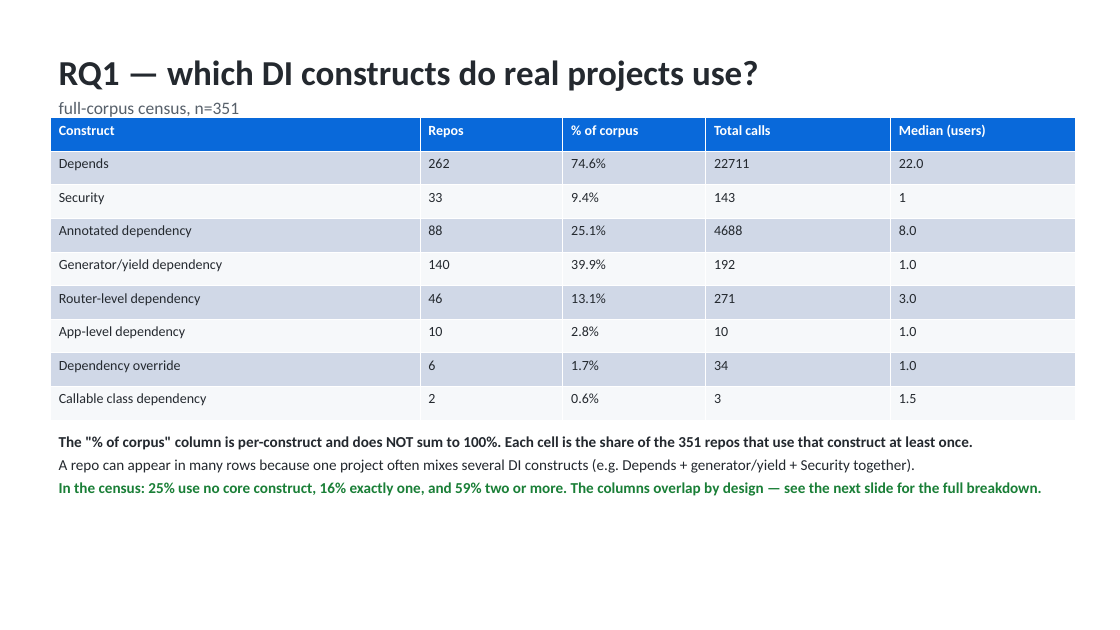
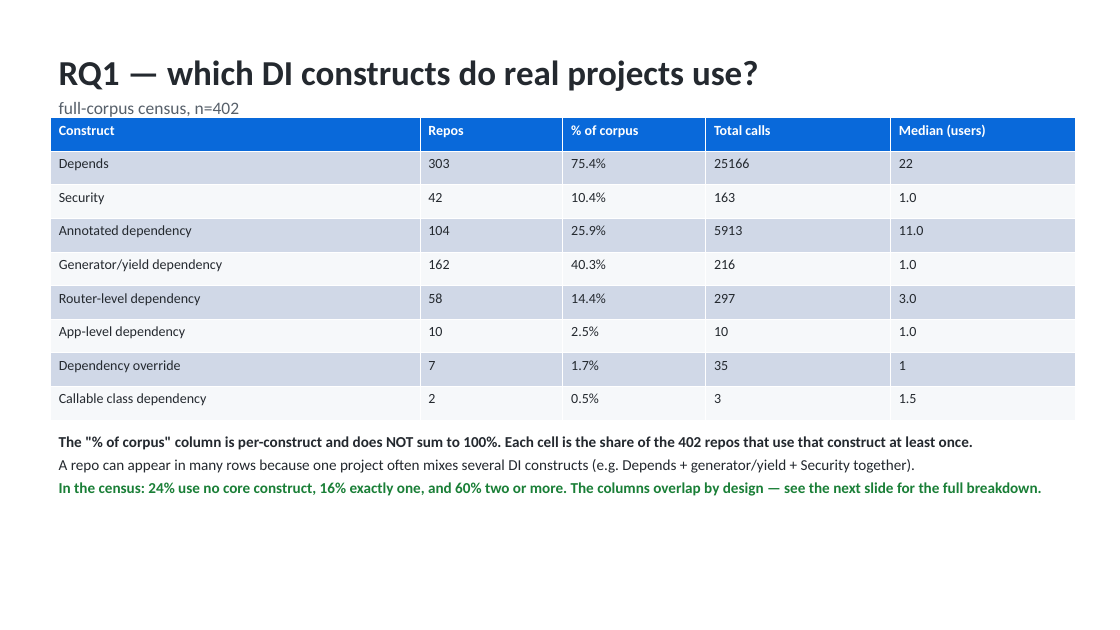
Before and after one commit to codeCrack-01/fastapi-di-empirical-study, a slide deck: slide 10 of analysis/out/fastapi_di_presentation.pptx. Drawn at 1120x630 pixels with LibreOffice and Linux fonts; fonts in the diff are those of the drawing. Boxes give left, top, right and bottom in pixels: in the first picture for what was removed or moved away, otherwise in the second. Text is boxed around its words. In the diff, an @@ line names an element or a change of style, - is before the commit and + after.

```diff
--- a/analysis/out/fastapi_di_presentation.pptx
+++ b/analysis/out/fastapi_di_presentation.pptx
@@ table at (50, 118, 1075, 420) @@
-row 2: Depends | 262 | 74.6% | 22711 | 22.0
+row 2: Depends | 303 | 75.4% | 25166 | 22
-row 3: Security | 33 | 9.4% | 143 | 1
+row 3: Security | 42 | 10.4% | 163 | 1.0
-row 4: Annotated dependency | 88 | 25.1% | 4688 | 8.0
+row 4: Annotated dependency | 104 | 25.9% | 5913 | 11.0
-row 5: Generator/yield dependency | 140 | 39.9% | 192 | 1.0
+row 5: Generator/yield dependency | 162 | 40.3% | 216 | 1.0
-row 6: Router-level dependency | 46 | 13.1% | 271 | 3.0
+row 6: Router-level dependency | 58 | 14.4% | 297 | 3.0
-row 7, column 3: 2.8%
+row 7, column 3: 2.5%
-row 8: Dependency override | 6 | 1.7% | 34 | 1.0
+row 8: Dependency override | 7 | 1.7% | 35 | 1
-row 9, column 3: 0.6%
+row 9, column 3: 0.5%
@@ text at (59, 102, 239, 119): text changed @@
-full-corpus census, n=351
+full-corpus census, n=402
@@ text at (59, 436, 973, 450): text changed @@
-The "% of corpus" column is per-construct and does NOT sum to 100%. Each cell is the share of the 351 repos that use that construct at least once.
+The "% of corpus" column is per-construct and does NOT sum to 100%. Each cell is the share of the 402 repos that use that construct at least once.
@@ text at (59, 482, 1042, 496): text changed @@
-In the census: 25% use no core construct, 16% exactly one, and 59% two or more. The columns overlap by design — see the next slide for the full breakdown.
+In the census: 24% use no core construct, 16% exactly one, and 60% two or more. The columns overlap by design — see the next slide for the full breakdown.
```
Also in this commit, not shown: 19 other slides changed, 29 other files.
